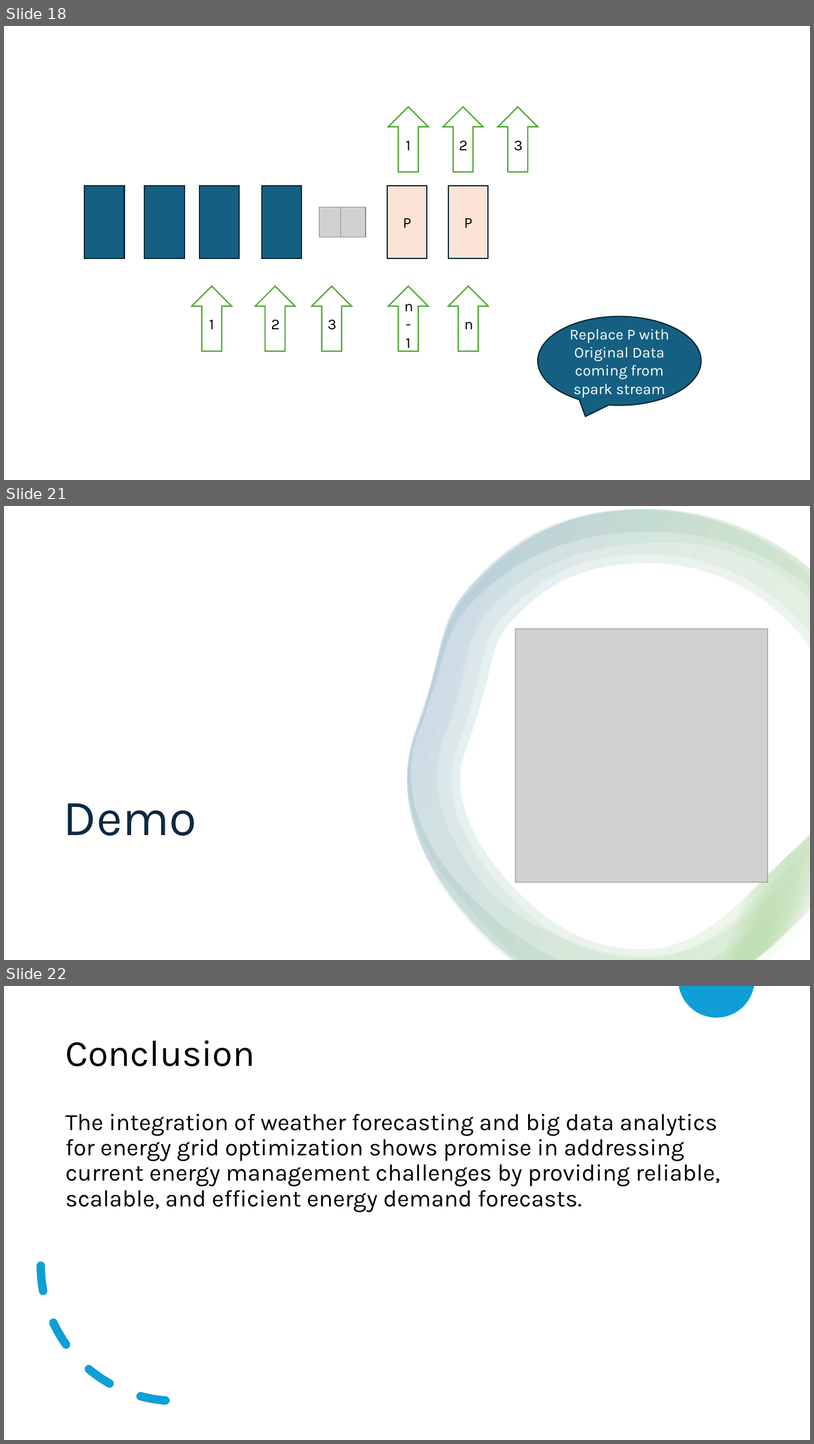
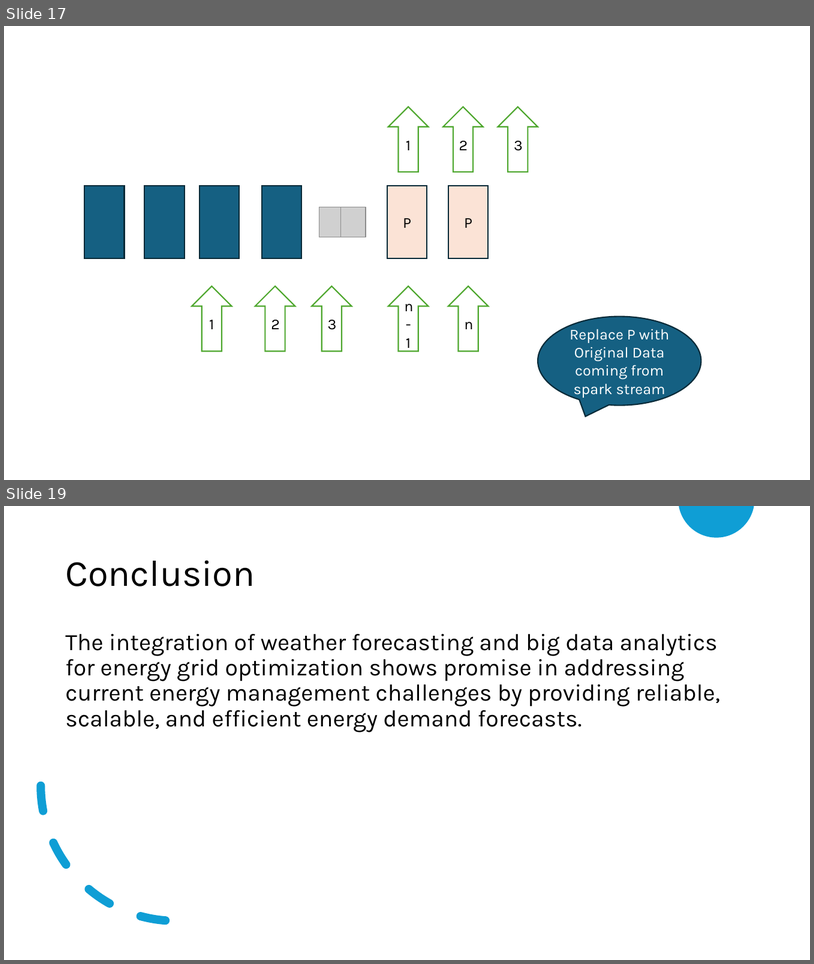
Before and after one commit to cksinghnet/Weather-Based-Grid-Optimization, a slide deck: DataEnggFinalProjectPPT.pptx. Shown one above the other, each under a label of ours: slides 18, 21 and 22 before the commit, slides 17 and 19 after it; the slides between them are not shown. The pictures are 814x1444 and 814x964 pixels, drawn with LibreOffice and Linux fonts; fonts in the diff are those of the drawing; grey boxes stand for pictures. Boxes give left, top, right and bottom in pixels: in the first picture for what was removed or moved away, otherwise in the second. Text is boxed around its words. In the diff, an @@ line names an element or a change of style, - is before the commit and + after.

```diff
--- a/DataEnggFinalProjectPPT.pptx
+++ b/DataEnggFinalProjectPPT.pptx
@@ slide 21 removed at [4, 506, 810, 960], background #FFFFFF @@
@@ rectangle removed at [4, 506, 810, 960] @@
@@ group removed at [408, 510, 810, 960]: 4 freeform shapes @@
@@ picture removed at [515, 629, 768, 882] @@
@@ text removed at [63, 803, 197, 835] @@
-Demo
@@ what was slide 18 is now slide 17 @@
@@ what was slide 22 is now slide 19 @@
```
Also in this commit, not shown: 1 slide changed, 2 other slides removed.
